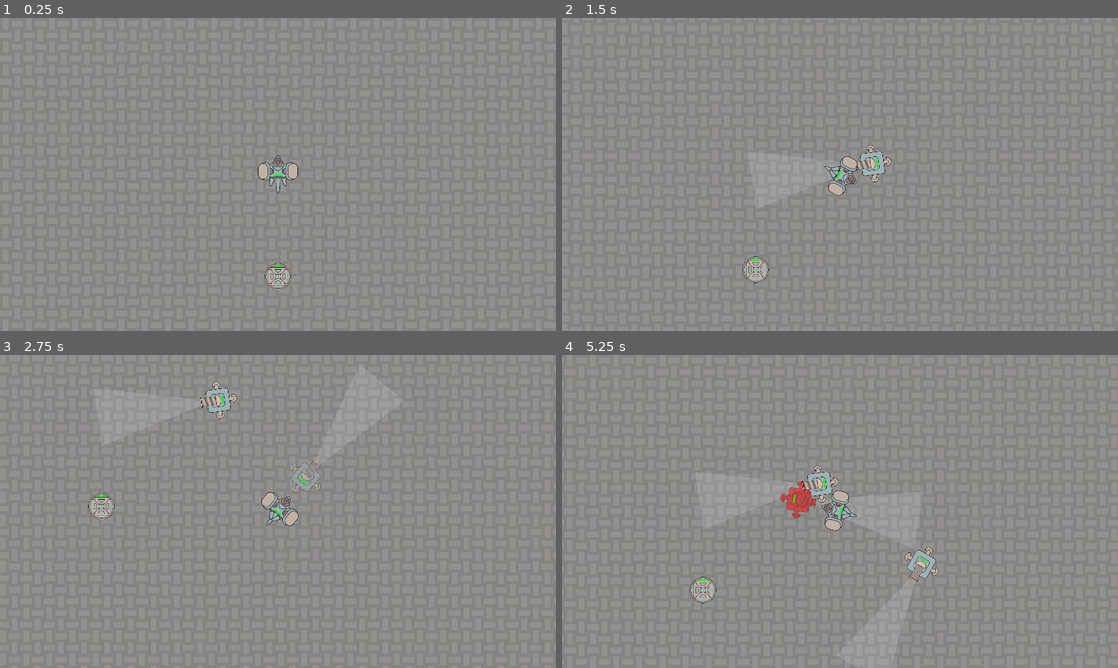
Above: before the commit, frames 1-4 (two rows, left to right).
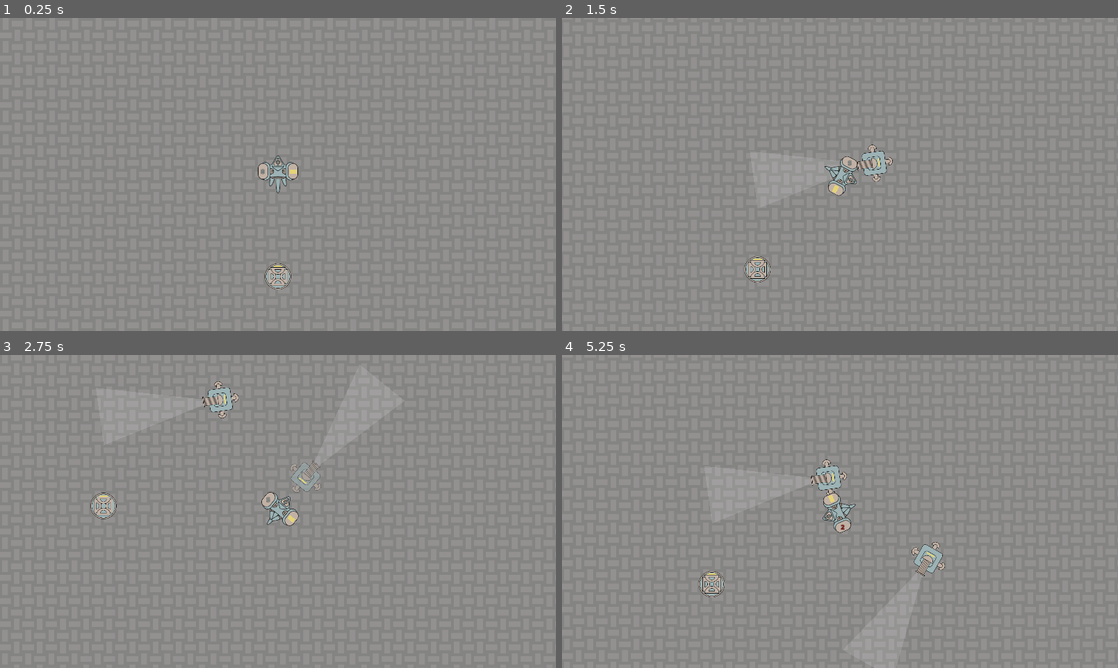
Above: after the commit, the same moments.

Repository: Shrekie/Corvus
Game: Godot game, scene res://Scenarios/PlayerGrounds.tscn
Two runs of this game, one before a commit and one after it. Both use one fixed random seed, a clock stepped at 60 frames per second and the inputs below.
Inputs (mouse positions are in pixels of both pictures, inside the frame that each line leads up to):
- Up to frame 1 (0.25 s): no input
- Up to frame 2 (1.5 s): move the mouse to (962, 158) at 0.52 s; hold D (move_right) 0.53-1.28 s; tap Space (build) at 0.6, 1.35 s; move the mouse to (728, 190) at 1.27 s; hold S (move_down) from 1.28 s (still down)
- Up to frame 3 (2.75 s): move the mouse to (333, 442) at 2.02 s; release S (move_down) at 2.03 s; hold D (move_right) from 2.03 s (still down); tap Space (build) at 2.1 s
- Up to frame 4 (5.25 s): move the mouse to (812, 574) at 2.77 s; release D (move_right) at 2.78 s; hold W (move_up) 2.78-3.53 s; tap Space (build) every 0.75 s from 2.85 to 5.1 s; move the mouse to (1006, 558) at 3.52 s; hold A (move_left) 3.53-5.03 s; tap Escape (cancel_build) at 4.15 s; move the mouse to (673, 464) at 4.27 s; move the mouse to (867, 511) at 5.02 s; hold S (move_down) from 5.03 s (still down)

The runs differ from the first frame. In frame 1, less than 0.1% of the frame differs, in the area x 46-54%, y 44-80%; in frame 2, 0.5%; in frame 3, 0.6%; in frame 4, 3.1%, in the area x 23-69%, y 33-100%.

Commit message:
points, turret for points, intro cinematic, deah reset

Diff:
--- /dev/null
+++ b/Accomplishers/DeathReviver.gd
@@ -0,0 +1,22 @@
+extends Node2D
+
+@export var player_life: Node2D
+@export var soul_life: Node2D
+@export var scenario_to_reload: Node
+
+# Called when the node enters the scene tree for the first time.
+func _ready():
+	$PanelContainer.hide()
+	player_life.get_tree().paused = false
+	player_life.get_node("Lifeforce").host_death.connect(_on_death)
+	soul_life.get_node("Lifeforce").host_death.connect(_on_death)
+
+func _process(_delta):
+	$PanelContainer.rotation = -player_life.rotation
+
+func _on_death():
+	$PanelContainer.show()
+	player_life.get_tree().paused = true
+
+func _on_button_button_up():
+	scenario_to_reload.get_tree().reload_current_scene()
--- /dev/null
+++ b/Accomplishers/DeathReviver.tscn
@@ -0,0 +1,6 @@
+[gd_scene load_steps=2 format=3 uid="uid://cx6q5sakbr4pa"]
+
+[ext_resource type="Script" path="res://Accomplishers/DeathReviver.gd" id="1_dxga5"]
+
+[node name="DeathReviver" type="Node2D"]
+script = ExtResource("1_dxga5")
--- /dev/null
+++ b/Accomplishers/PointLabel.gd
@@ -0,0 +1,6 @@
+extends Label
+
+@export var counter_rotator: Node2D
+
+func _process(_delta):
+	rotation = -counter_rotator.rotation
--- /dev/null
+++ b/Accomplishers/PointLabel.tscn
@@ -0,0 +1,22 @@
+[gd_scene load_steps=2 format=3 uid="uid://5ytlovj5f4j0"]
+
+[ext_resource type="Script" path="res://Accomplishers/PointLabel.gd" id="1_oagr4"]
+
+[node name="PointLabel" type="Label"]
+anchors_preset = 8
+anchor_left = 0.5
+anchor_top = 0.5
+anchor_right = 0.5
+anchor_bottom = 0.5
+offset_left = -23.0
+offset_top = -33.0
+offset_right = -4.0
+offset_bottom = -10.0
+grow_horizontal = 2
+grow_vertical = 2
+size_flags_horizontal = 4
+theme_override_font_sizes/font_size = 16
+text = "10"
+horizontal_alignment = 1
+vertical_alignment = 1
+script = ExtResource("1_oagr4")
--- a/Accomplishers/ShopGains.gd
+++ b/Accomplishers/ShopGains.gd
@@ -1,4 +1,32 @@
 extends Node
 
+@export var point_node: Control
+
+# All buildings
+var precise_gun_turret = {"item": preload("res://Erections/PreciseGunTurret.tscn"), \
+"price": 3, "name": "Precise Gun Turret"}
+
+var selected_good = precise_gun_turret
+
+var points = 8
+
+func _ready():
+	point_node.text = str(points)
+
 func _on_horror_died():
-	print("DEAD")
+	points += 1
+	if points >= 99:
+		points = 99
+	point_node.text = str(points)
+
+func is_insufficient():
+	return points < selected_good.price
+
+func decline_placement():
+	point_node.self_modulate = Color(1, 0, 0)
+	await get_tree().create_timer(0.3).timeout
+	point_node.self_modulate = Color(1, 1, 1)
+
+func _on_building_planter_placement_completed():
+	points -= selected_good.price
+	point_node.text = str(points)
--- /dev/null
+++ b/Accomplishers/ShopGains.tscn
@@ -0,0 +1,6 @@
+[gd_scene load_steps=2 format=3 uid="uid://bf7qgk7s84uxe"]
+
+[ext_resource type="Script" path="res://Accomplishers/ShopGains.gd" id="1_sv7gi"]
+
+[node name="ShopGains" type="Node2D"]
+script = ExtResource("1_sv7gi")
--- a/Characters/PlayableCharacter.gd
+++ b/Characters/PlayableCharacter.gd
@@ -14,7 +14,6 @@
 	movement_actions(delta)
 
 func movement_actions(delta):
-
 	input.x = int(Input.is_action_pressed("move_right"))
 	input.x = input.x - int(Input.is_action_pressed("move_left"))
 	input.y = int(Input.is_action_pressed("move_down"))
@@ -52,3 +51,6 @@
 
 func _on_building_planter_placement_ended():
 	locked_rotation = false
+
+func _on_lifeforce_host_damaged():
+	$Lifeforce.modulate_damage_color($AnimatedSprite2D)
--- a/Characters/PlayableCharacter.tscn
+++ b/Characters/PlayableCharacter.tscn
@@ -1,10 +1,12 @@
-[gd_scene load_steps=13 format=3 uid="uid://c6i1y7bqrkbwx"]
+[gd_scene load_steps=15 format=3 uid="uid://c6i1y7bqrkbwx"]
 
 [ext_resource type="Script" path="res://Characters/PlayableCharacter.gd" id="1_mpdhb"]
 [ext_resource type="Texture2D" uid="uid://dtaiao5xchr33" path="res://Sprites/PlayableCharacter.png" id="2_v0wk8"]
 [ext_resource type="PackedScene" uid="uid://dgxaelin8gkdk" path="res://Generators/BuildingPlanter.tscn" id="3_4t75x"]
 [ext_resource type="Texture2D" uid="uid://cuf2iyw0avcfr" path="res://Sprites/PlayableCharacterMovingSheet.png" id="3_vsvva"]
 [ext_resource type="PackedScene" uid="uid://dbo8esip3an1k" path="res://Tendencies/Lifeforce.tscn" id="5_w1w5y"]
+[ext_resource type="PackedScene" uid="uid://bf7qgk7s84uxe" path="res://Accomplishers/ShopGains.tscn" id="6_0merd"]
+[ext_resource type="PackedScene" uid="uid://5ytlovj5f4j0" path="res://Accomplishers/PointLabel.tscn" id="7_ogwq7"]
 
 [sub_resource type="AtlasTexture" id="AtlasTexture_dwesx"]
 atlas = ExtResource("2_v0wk8")
@@ -61,14 +63,13 @@
 }]
 
 [sub_resource type="CircleShape2D" id="CircleShape2D_e8foa"]
-radius = 57.0088
+radius = 63.0079
 
 [node name="PlayableCharacter" type="CharacterBody2D" groups=["defender_killable"]]
 z_index = 1
 motion_mode = 1
 safe_margin = 18.181
 script = ExtResource("1_mpdhb")
-metadata/_edit_group_ = true
 
 [node name="AnimatedSprite2D" type="AnimatedSprite2D" parent="."]
 z_index = 1
@@ -82,11 +83,36 @@
 
 [node name="Lifeforce" parent="." node_paths=PackedStringArray("host") instance=ExtResource("5_w1w5y")]
 z_index = 1
-position = Vector2(0, 5)
+position = Vector2(52, -2)
+scale = Vector2(0.8, 3)
 host = NodePath("..")
 
-[node name="BuildingPlanter" parent="." node_paths=PackedStringArray("placer_node") instance=ExtResource("3_4t75x")]
+[node name="ShopGains" parent="." node_paths=PackedStringArray("point_node") instance=ExtResource("6_0merd")]
+z_index = 2
+point_node = NodePath("PointLabel")
+
+[node name="PointLabel" parent="ShopGains" node_paths=PackedStringArray("counter_rotator") instance=ExtResource("7_ogwq7")]
+anchors_preset = 0
+anchor_left = 0.0
+anchor_top = 0.0
+anchor_right = 0.0
+anchor_bottom = 0.0
+offset_left = -65.0
+offset_top = -27.0
+offset_right = -39.0
+offset_bottom = 4.0
+pivot_offset = Vector2(13, 15.5)
+theme_override_colors/font_color = Color(0.611765, 0.698039, 0.705882, 1)
+theme_override_colors/font_outline_color = Color(0, 0, 0, 1)
+theme_override_constants/outline_size = 3
+theme_override_font_sizes/font_size = 22
+counter_rotator = NodePath("../..")
+
+[node name="BuildingPlanter" parent="." node_paths=PackedStringArray("placer_node", "building_menu") instance=ExtResource("3_4t75x")]
 placer_node = NodePath("..")
+building_menu = NodePath("../ShopGains")
 
+[connection signal="host_damaged" from="Lifeforce" to="." method="_on_lifeforce_host_damaged"]
+[connection signal="placement_completed" from="BuildingPlanter" to="ShopGains" method="_on_building_planter_placement_completed"]
 [connection signal="placement_ended" from="BuildingPlanter" to="." method="_on_building_planter_placement_ended"]
 [connection signal="placement_started" from="BuildingPlanter" to="." method="_on_building_planter_placement_started"]
--- a/Erections/PreciseGunTurret.tscn
+++ b/Erections/PreciseGunTurret.tscn
@@ -102,7 +102,6 @@
 shape = SubResource("CapsuleShape2D_vmy7f")
 
 [node name="Lifeforce" parent="." node_paths=PackedStringArray("host") instance=ExtResource("8_l8p88")]
-z_index = 2
 position = Vector2(0, 16)
 host = NodePath("..")
 damagble = false
@@ -116,7 +115,6 @@
 
 [node name="NozzleConeArea" parent="." instance=ExtResource("5_sl0w4")]
 position = Vector2(0, -62)
-invisible_cone = null
 
 [connection signal="host_damaged" from="Lifeforce" to="." method="_on_lifeforce_host_damaged"]
 [connection signal="host_death" from="Lifeforce" to="." method="_on_lifeforce_host_death"]
--- a/Generators/BuildingPlanter.gd
+++ b/Generators/BuildingPlanter.gd
@@ -3,24 +3,23 @@
 ## Character constructing the building
 @export var placer_node = CharacterBody2D.new()
 
-# All buildings
-var PreciseGunTurret_scene = preload("res://Erections/PreciseGunTurret.tscn")
+## Menu controlling selectable buildings
+@export var building_menu : Node
 
 # Currently selected building
-var selected_building_scene = PackedScene
+var selected_building_scene : PackedScene
 var selected_building_placement = Node2D.new()
 
 signal placement_started()
+signal placement_completed()
+signal placement_canceled()
 signal placement_ended()
 
 var is_placing = false
 
-# Called when the node enters the scene tree for the first time.
 func _ready():
-	#TODO: Building menu
-	selected_building_scene = PreciseGunTurret_scene
+	selected_building_scene = building_menu.selected_good.item
 
-# Called every frame. 'delta' is the elapsed time since the previous frame.
 func _process(_delta):
 	placing_building()
 
@@ -30,7 +29,11 @@
 		rotate_placement_to_mouse()
 		display_inhabited_placement()
 
-	if (Input.is_action_just_pressed("build") and not is_placing):
+	if (Input.is_action_just_pressed("build") and not is_placing \
+	and building_menu.is_insufficient()):
+		building_menu.decline_placement()
+
+	elif (Input.is_action_just_pressed("build") and not is_placing):
 		place_building()
 
 	elif (Input.is_action_just_pressed("build") and is_placing \
@@ -61,6 +64,7 @@
 	placer_node.add_sibling(selected_building_placement)
 
 	is_placing = false
+	placement_completed.emit()
 	placement_ended.emit()
 
 func place_building():
@@ -85,6 +89,7 @@
 	placer_node.remove_child(selected_building_placement)
 
 	is_placing = false
+	placement_canceled.emit()
 	placement_ended.emit()
 
 func rotate_placement_to_mouse():
--- a/Generators/HorrorSpawner.gd
+++ b/Generators/HorrorSpawner.gd
@@ -16,7 +16,11 @@
 	randf_range(floor_boundary.get_rect().position.x,\
 	floor_boundary.get_rect().end.x)
 
-	horror_spawn.get_node("SoulHuntingAttraction").soul_to_hunt = soul_to_hunt
-	horror_spawn.get_node("Lifeforce").host_death.connect(despawn_notifier._on_horror_died)
+	horror_spawn.get_node("SoulHuntingAttraction").soul_to_hunt = \
+	soul_to_hunt
+
+	horror_spawn.get_node("Lifeforce") \
+	.host_death.connect(despawn_notifier.get_node("ShopGains") \
+	._on_horror_died)
 
 	add_sibling(horror_spawn)
--- /dev/null
+++ b/Scenarios/IntroCinematic.gd
@@ -0,0 +1,10 @@
+extends Node2D
+
+var game_scenario = preload("res://Scenarios/PlayerGrounds.tscn")
+var button_clicks = 0
+
+func _on_button_button_up():
+	button_clicks += 1
+	$AnimatedSprite2D.frame = button_clicks
+	if(button_clicks >= 6):
+		get_tree().change_scene_to_packed(game_scenario)
--- /dev/null
+++ b/Scenarios/IntroCinematic.tscn
@@ -0,0 +1,53 @@
+[gd_scene load_steps=9 format=3 uid="uid://ucc68kxjgjvm"]
+
+[ext_resource type="Script" path="res://Scenarios/IntroCinematic.gd" id="1_2ctow"]
+[ext_resource type="Texture2D" uid="uid://dgwpdoe07cvu3" path="res://Sprites/Intro/Intro1.png" id="1_ss2yy"]
+[ext_resource type="Texture2D" uid="uid://dbb5t6ald41x" path="res://Sprites/Intro/Intro2.png" id="2_5bg2c"]
+[ext_resource type="Texture2D" uid="uid://cnjbr5ga4lpy4" path="res://Sprites/Intro/Intro3.png" id="3_n0wma"]
+[ext_resource type="Texture2D" uid="uid://csv8u154u0fem" path="res://Sprites/Intro/Intro4.png" id="4_nrbiq"]
+[ext_resource type="Texture2D" uid="uid://btf5tboqo8lji" path="res://Sprites/Intro/Intro5.png" id="5_dou5n"]
+[ext_resource type="Texture2D" uid="uid://wkoqiuyn26o8" path="res://Sprites/Intro/Intro6.png" id="6_insyt"]
+
+[sub_resource type="SpriteFrames" id="SpriteFrames_owtha"]
+animations = [{
+"frames": [{
+"duration": 1.0,
+"texture": ExtResource("1_ss2yy")
+}, {
+"duration": 1.0,
+"texture": ExtResource("2_5bg2c")
+}, {
+"duration": 1.0,
+"texture": ExtResource("3_n0wma")
+}, {
+"duration": 1.0,
+"texture": ExtResource("4_nrbiq")
+}, {
+"duration": 1.0,
+"texture": ExtResource("5_dou5n")
+}, {
+"duration": 1.0,
+"texture": ExtResource("6_insyt")
+}],
+"loop": true,
+"name": &"default",
+"speed": 5.0
+}]
+
+[node name="IntroCinematic" type="Node2D"]
+script = ExtResource("1_2ctow")
+
+[node name="AnimatedSprite2D" type="AnimatedSprite2D" parent="."]
+position = Vector2(960, 540)
+scale = Vector2(2, 2)
+sprite_frames = SubResource("SpriteFrames_owtha")
+
+[node name="Button" type="Button" parent="."]
+offset_left = 920.0
+offset_top = 960.0
+offset_right = 1000.0
+offset_bottom = 1023.0
+theme_override_font_sizes/font_size = 40
+text = "yes"
+
+[connection signal="button_up" from="Button" to="." method="_on_button_button_up"]
--- a/Scenarios/PlayerGrounds.tscn
+++ b/Scenarios/PlayerGrounds.tscn
@@ -1,10 +1,11 @@
-[gd_scene load_steps=6 format=3 uid="uid://ck7h1yqg0tbb3"]
+[gd_scene load_steps=7 format=3 uid="uid://ck7h1yqg0tbb3"]
 
 [ext_resource type="PackedScene" uid="uid://c3bsxut8bu0b3" path="res://Scenarios/Floor.tscn" id="1_5owce"]
 [ext_resource type="PackedScene" uid="uid://c6i1y7bqrkbwx" path="res://Characters/PlayableCharacter.tscn" id="2_g3a6m"]
 [ext_resource type="PackedScene" uid="uid://3l6df34nlry" path="res://Generators/HorrorSpawner.tscn" id="3_kn5h0"]
 [ext_resource type="PackedScene" uid="uid://e3kfjk2kylf2" path="res://Props/SoulVortex.tscn" id="4_e36lg"]
-[ext_resource type="Script" path="res://Accomplishers/ShopGains.gd" id="5_h2x7u"]
+[ext_resource type="Texture2D" uid="uid://cnlorgd0yd04g" path="res://Sprites/Motivation.png" id="4_smc06"]
+[ext_resource type="PackedScene" uid="uid://cx6q5sakbr4pa" path="res://Accomplishers/DeathReviver.tscn" id="5_wewy7"]
 
 [node name="PlayerGrounds" type="Node"]
 
@@ -13,15 +14,45 @@
 [node name="PlayableCharacter" parent="." node_paths=PackedStringArray("floor_boundary") instance=ExtResource("2_g3a6m")]
 floor_boundary = NodePath("../Floor")
 
+[node name="DeathReviver" parent="PlayableCharacter" node_paths=PackedStringArray("player_life", "soul_life", "scenario_to_reload") instance=ExtResource("5_wewy7")]
+process_mode = 3
+z_index = 3
+player_life = NodePath("..")
+soul_life = NodePath("../../SoulVortex")
+scenario_to_reload = NodePath("../..")
+
+[node name="PanelContainer" type="PanelContainer" parent="PlayableCharacter/DeathReviver"]
+offset_left = -192.0
+offset_top = -128.0
+offset_right = 192.0
+offset_bottom = 128.0
+pivot_offset = Vector2(192, 128)
+
+[node name="Sprite2D" type="Sprite2D" parent="PlayableCharacter/DeathReviver/PanelContainer"]
+position = Vector2(191.75, 128)
+scale = Vector2(0.997409, 1)
+texture = ExtResource("4_smc06")
+
+[node name="Button" type="Button" parent="PlayableCharacter/DeathReviver/PanelContainer"]
+layout_mode = 2
+theme_override_colors/font_color = Color(0, 0, 0, 1)
+theme_override_colors/font_pressed_color = Color(0, 0, 0, 1)
+theme_override_colors/font_hover_color = Color(0, 0, 0, 1)
+theme_override_colors/font_focus_color = Color(0, 0, 0, 1)
+theme_override_colors/font_hover_pressed_color = Color(0, 0, 0, 1)
+theme_override_colors/font_outline_color = Color(1, 1, 1, 1)
+theme_override_constants/outline_size = 14
+theme_override_font_sizes/font_size = 30
+text = "TRY AGAIN"
+
 [node name="HorrorSpawner" parent="." node_paths=PackedStringArray("soul_to_hunt", "despawn_notifier", "floor_boundary") instance=ExtResource("3_kn5h0")]
 position = Vector2(0, -320)
 soul_to_hunt = NodePath("../SoulVortex")
-despawn_notifier = NodePath("../ShopGains")
+despawn_notifier = NodePath("../PlayableCharacter")
 floor_boundary = NodePath("../Floor")
 
 [node name="SoulVortex" parent="." node_paths=PackedStringArray("floor_boundary") instance=ExtResource("4_e36lg")]
 position = Vector2(0, 352)
 floor_boundary = NodePath("../Floor")
 
-[node name="ShopGains" type="Node" parent="."]
-script = ExtResource("5_h2x7u")
+[connection signal="button_up" from="PlayableCharacter/DeathReviver/PanelContainer/Button" to="PlayableCharacter/DeathReviver" method="_on_button_button_up"]
--- a/Tendencies/Lifeforce.tscn
+++ b/Tendencies/Lifeforce.tscn
@@ -15,7 +15,7 @@
 [node name="HealthBar" type="Polygon2D" parent="."]
 position = Vector2(-15, 0)
 scale = Vector2(0.3, 0.3)
-color = Color(0, 1, 0, 1)
+color = Color(0.898039, 0.835294, 0.470588, 1)
 polygon = PackedVector2Array(0, -16, 0, 0, 100, 0, 100, -16)
 
 [connection signal="host_damaged" from="." to="." method="_on_host_damaged"]
Binary file changed: Sprites/GetchupDyingSheet.png
Binary file changed: Sprites/GetchupMovingSheet.png
Binary file changed: Sprites/HorrorGetchup.png
Binary file added: Sprites/Intro/Intro1.png
Not shown, added: Sprites/Intro/Intro1.png.import
Binary file added: Sprites/Intro/Intro2.png
Not shown, added: Sprites/Intro/Intro2.png.import
Binary file added: Sprites/Intro/Intro3.png
Not shown, added: Sprites/Intro/Intro3.png.import
Binary file added: Sprites/Intro/Intro4.png
Not shown, added: Sprites/Intro/Intro4.png.import
Binary file added: Sprites/Intro/Intro5.png
(and 12 more such lines)
